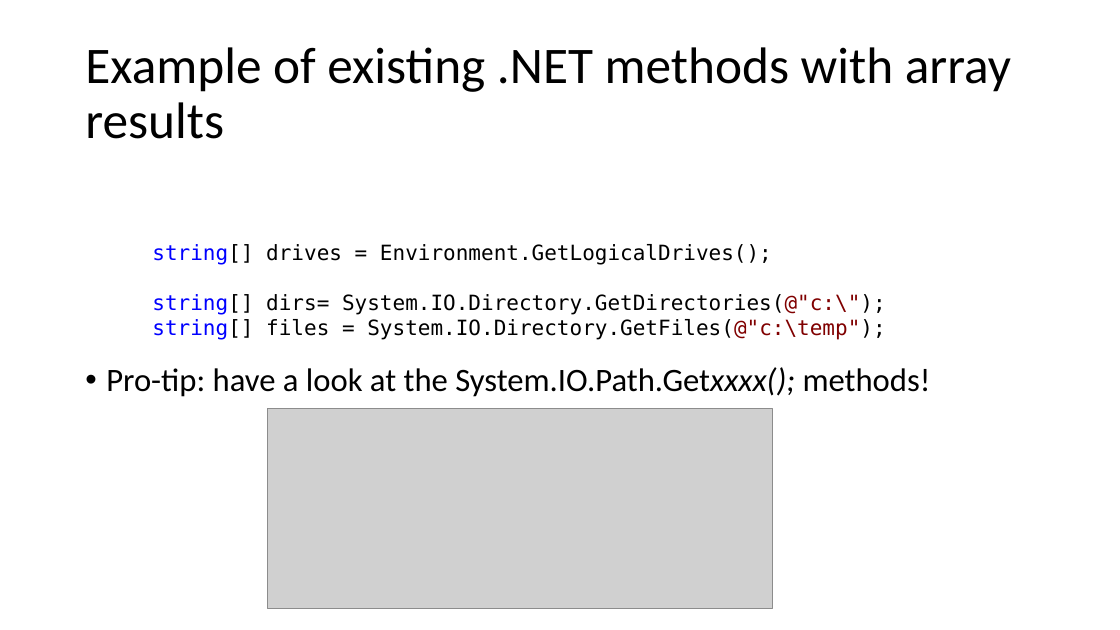
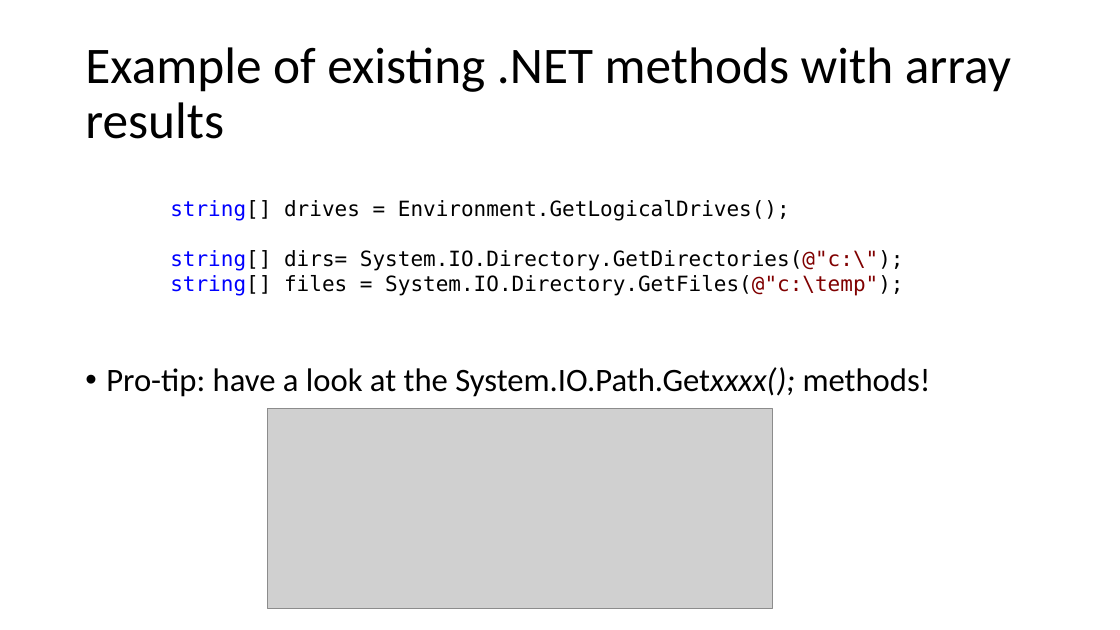
Before and after one commit to v-nys/cursusprogrammeren, a slide deck: slide 10 of _SLIDES/DEEL1/H7/6c_arrays in methoden_mutidim.pptx. Drawn at 1120x630 pixels with LibreOffice and Linux fonts; fonts in the diff are those of the drawing; grey boxes stand for pictures. Boxes give left, top, right and bottom in pixels: in the first picture for what was removed or moved away, otherwise in the second. Text is boxed around its words. In the diff, an @@ line names an element or a change of style, - is before the commit and + after.

```diff
--- a/_SLIDES/DEEL1/H7/6c_arrays in methoden_mutidim.pptx
+++ b/_SLIDES/DEEL1/H7/6c_arrays in methoden_mutidim.pptx
@@ text "string[] drives = Environment.GetLogicalDrives();": place and size @@
-text "string[] drives = Environment.GetLogicalDrives();" at <box>152,244,886,340</box>
+text "string[] drives = Environment.GetLogicalDrives();" at <box>170,200,904,296</box>
```
Also in this commit, not shown: 6 other slides changed, 1 other file.
